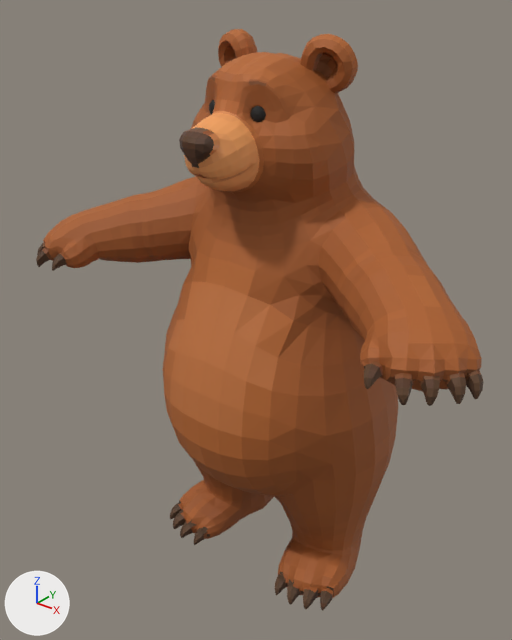
Before and after pictures for a commit that changed the glTF model assets/models/bear/tripo-hand/bear.rig.glb.
Camera for both pictures: a 50 mm lens placed at (0.704, -0.954, 1.077), pointed at (-0.032, -0.034, 0.507). Lighting does not change. The marker at lower left points along +X, +Y and +Z. The picture after the commit comes second. Vertices at exactly the same position are counted once.

In view in the first picture: 'bear.001'.
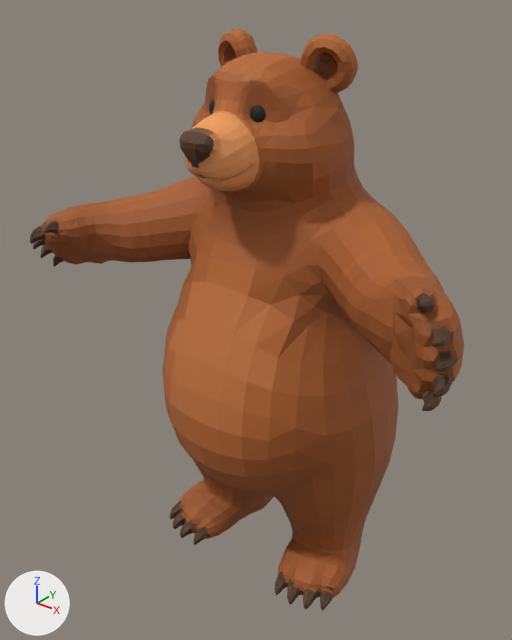
Commit message: fix(models): turn the paws of the Tripo bear to the twist of the conductor

Changed parts and their boxes [x1, y1, x2, y2] in the pictures (512 x 640 px; the box of a moved part takes in the faces that stretch with it):
'bear.001', reshaped: before [36, 29, 483, 611]; after [30, 29, 464, 611]
part 1 of me_bear, moved or reshaped: before [52, 252, 66, 271]; after [43, 220, 58, 234]
part 2 of me_bear, moved or reshaped: before [36, 248, 52, 267]; after [30, 225, 46, 244]
part 3 of me_bear, moved or reshaped: before [37, 243, 45, 255]; after [33, 239, 45, 249]
part 4 of me_bear, moved or reshaped (not visible before): after [41, 245, 53, 258]
part 5 of me_bear, moved or reshaped (not visible before): after [53, 255, 64, 267]
part 6 of me_bear, moved or reshaped: before [364, 361, 383, 389]; after [416, 294, 434, 314]
part 7 of me_bear, moved or reshaped: before [395, 373, 413, 405]; after [430, 324, 451, 347]
part 8 of me_bear, moved or reshaped: before [420, 375, 440, 406]; after [435, 351, 455, 372]
part 9 of me_bear, moved or reshaped: before [445, 372, 466, 404]; after [431, 373, 452, 397]
part 10 of me_bear, moved or reshaped: before [465, 370, 483, 399]; after [422, 389, 442, 411]
part 11 of me_bear, moved or reshaped: before [348, 260, 482, 392]; after [348, 260, 464, 399]
part 12 of me_bear, moved or reshaped: before [43, 194, 144, 268]; after [42, 194, 144, 265]

The change, as a list of edits to the scene's bpy script:
```text
Change me_bear:
    used by ob_bear_001; location = (0.0, 0.0, 0.0)
    remove me_bear.from_pydata(...)  # 2897 vertices, 5596 faces; spans x -0.44..0.44, y -0.253..0.23, z 0.0..1.0
    add me_bear.from_pydata(...)  # 2897 vertices, 5596 faces; spans x -0.422..0.418, y -0.256..0.23, z 0.0..1.0
    me_bear part 1: the loose piece of 28 vertices spanning x -0.334..-0.308, y -0.253..-0.213, z 0.598..0.631 is multiplied about its middle by the matrix ((0.91, 0.198, -0.364), (0.025, 0.852, 0.524), (0.413, -0.486, 0.77)), then moved by (-0.013, 0.003, 0.059)
    me_bear part 2: the loose piece of 28 vertices spanning x -0.38..-0.346, y -0.252..-0.21, z 0.591..0.634 is multiplied about its middle by the matrix ((0.91, 0.198, -0.364), (0.025, 0.852, 0.524), (0.413, -0.486, 0.77)), then moved by (-0.008, 0.001, 0.041)
    me_bear part 3: the loose piece of 28 vertices spanning x -0.408..-0.372, y -0.231..-0.192, z 0.591..0.633 is multiplied about its middle by the matrix ((0.91, 0.198, -0.364), (0.025, 0.852, 0.524), (0.413, -0.486, 0.77)), then moved by (-0.001, -0.003, 0.02)
    me_bear part 4: the loose piece of 28 vertices spanning x -0.431..-0.394, y -0.2..-0.165, z 0.588..0.629 is multiplied about its middle by the matrix ((0.91, 0.198, -0.364), (0.025, 0.852, 0.524), (0.413, -0.486, 0.77)), then moved by (0.008, -0.01, -0.002)
    me_bear part 5: the loose piece of 28 vertices spanning x -0.44..-0.404, y -0.167..-0.134, z 0.581..0.622 is multiplied about its middle by the matrix ((0.91, 0.198, -0.364), (0.025, 0.852, 0.524), (0.413, -0.486, 0.77)), then moved by (0.017, -0.018, -0.02)
    me_bear part 6: the loose piece of 28 vertices spanning x 0.308..0.334, y -0.253..-0.213, z 0.598..0.631 is multiplied about its middle by the matrix ((0.683, -0.525, 0.508), (-0.26, 0.476, 0.84), (-0.683, -0.706, 0.189)), then moved by (0.045, 0.037, 0.097)
    me_bear part 7: the loose piece of 28 vertices spanning x 0.346..0.38, y -0.252..-0.21, z 0.591..0.634 is multiplied about its middle by the matrix ((0.683, -0.525, 0.508), (-0.26, 0.476, 0.84), (-0.683, -0.706, 0.189)), then moved by (0.029, 0.023, 0.068)
    me_bear part 8: the loose piece of 28 vertices spanning x 0.372..0.408, y -0.231..-0.192, z 0.591..0.633 is multiplied about its middle by the matrix ((0.683, -0.525, 0.508), (-0.26, 0.476, 0.84), (-0.683, -0.706, 0.189)), then moved by (0.01, 0.005, 0.037)
    me_bear part 9: the loose piece of 28 vertices spanning x 0.394..0.431, y -0.2..-0.165, z 0.588..0.629 is multiplied about its middle by the matrix ((0.683, -0.525, 0.508), (-0.26, 0.476, 0.84), (-0.683, -0.706, 0.189)), then moved by (-0.014, -0.019, 0.004)
    me_bear part 10: the loose piece of 28 vertices spanning x 0.404..0.44, y -0.167..-0.134, z 0.581..0.622 is multiplied about its middle by the matrix ((0.683, -0.525, 0.508), (-0.26, 0.476, 0.84), (-0.683, -0.706, 0.189)), then moved by (-0.037, -0.044, -0.02)
    me_bear part 11: 44 vertices moved from x 0.232..0.374, y -0.186..-0.024, z 0.584..0.71 to x 0.234..0.372, y -0.174..-0.023, z 0.574..0.709; 139 vertices removed from x 0.255..0.428, y -0.239..-0.051, z 0.587..0.693; 139 vertices added at x 0.271..0.417, y -0.217..-0.068, z 0.564..0.725
    me_bear part 12: 49 vertices moved from x -0.42..-0.232, y -0.186..-0.024, z 0.584..0.71 to x -0.4..-0.234, y -0.177..-0.024, z 0.575..0.708; 133 vertices removed from x -0.428..-0.255, y -0.239..-0.052, z 0.585..0.696; 133 vertices added at x -0.417..-0.264, y -0.233..-0.064, z 0.567..0.702
```
